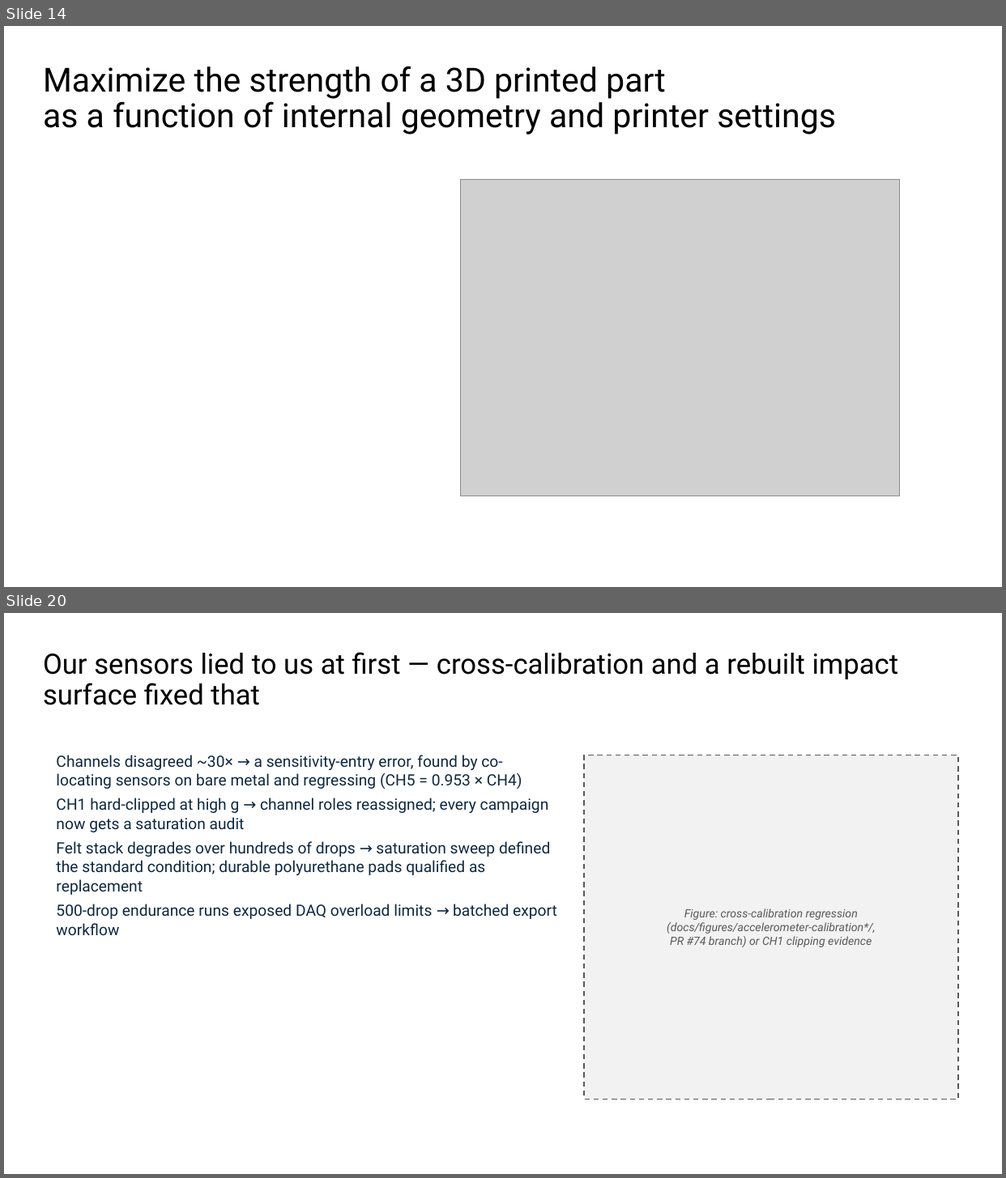
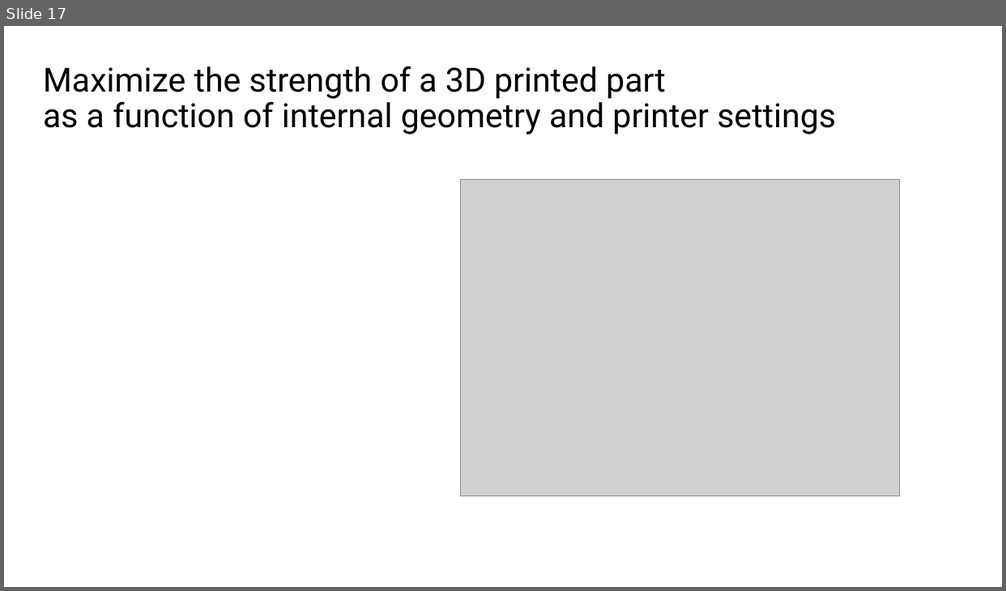
Before and after one commit to vertical-cloud-lab/tensegrity-optimization, a slide deck: presentation/Slide Decks/IDETC Supplement Slides (BO block + gap + video + accel).pptx. Shown one above the other, each under a label of ours: slides 14 and 20 before the commit, slide 17 after it; the slides between them are not shown. The pictures are 1006x1178 and 1006x591 pixels, drawn with LibreOffice and Linux fonts; fonts in the diff are those of the drawing; grey boxes stand for pictures. Boxes give left, top, right and bottom in pixels: in the first picture for what was removed or moved away, otherwise in the second. Text is boxed around its words. In the diff, an @@ line names an element or a change of style, - is before the commit and + after.

```diff
--- a/presentation/Slide Decks/IDETC Supplement Slides (BO block + gap + video + accel).pptx
+++ b/presentation/Slide Decks/IDETC Supplement Slides (BO block + gap + video + accel).pptx
@@ slide 20 removed at <box>4,613,1002,1174</box>, background #FFFFFF @@
@@ title removed at <box>43,652,899,705</box> @@
-Our sensors lied to us at first — cross-calibration and a rebuilt impact surface fixed that
@@ text removed at <box>56,755,557,935</box> @@
-Channels disagreed ~30× → a sensitivity-entry error, found by co-locating sensors on bare metal and regressing (CH5 = 0.953 × CH4)
-CH1 hard-clipped at high g → channel roles reassigned; every campaign now gets a saturation audit
-Felt stack degrades over hundreds of drops → saturation sweep defined the standard condition; durable polyurethane pads qualified as replacement
-500-drop endurance runs exposed DAQ overload limits → batched export workflow
@@ rectangle removed at <box>584,756,958,1100</box> @@
-Figure: cross-calibration regression
-(docs/figures/accelerometer-calibration*/,
-PR #74 branch) or CH1 clipping evidence
@@ what was slide 14 is now slide 17 @@
```
Also in this commit, not shown: 1 slide changed, 14 slides added, 9 other slides removed, 40 other files.
